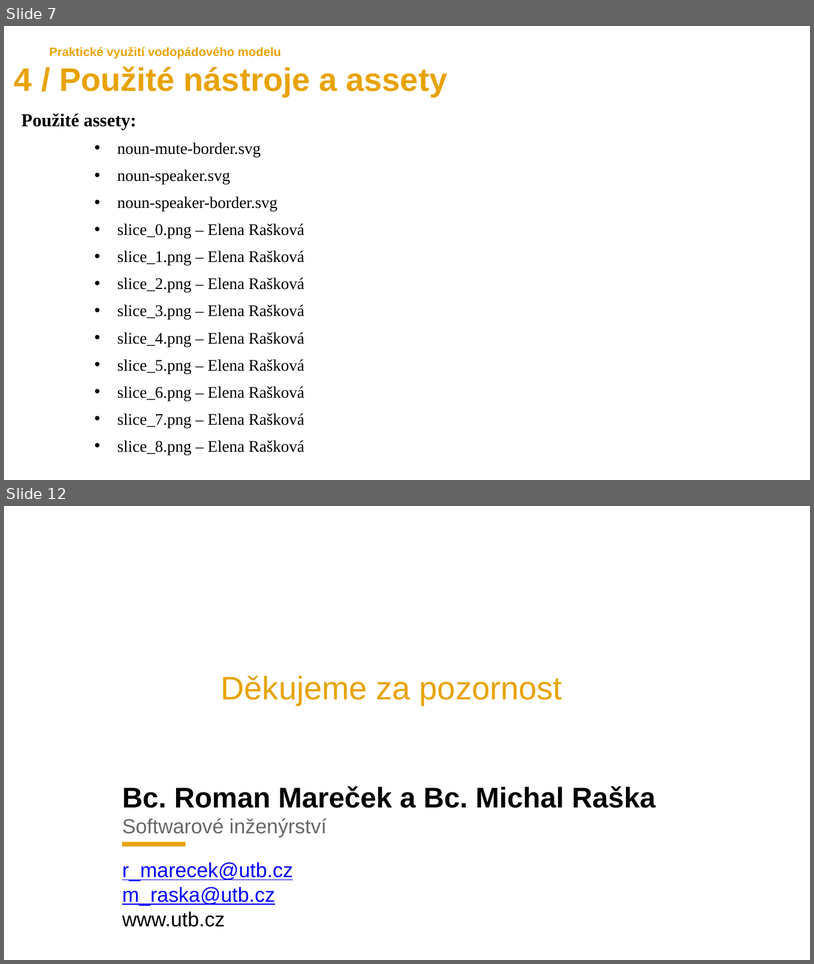
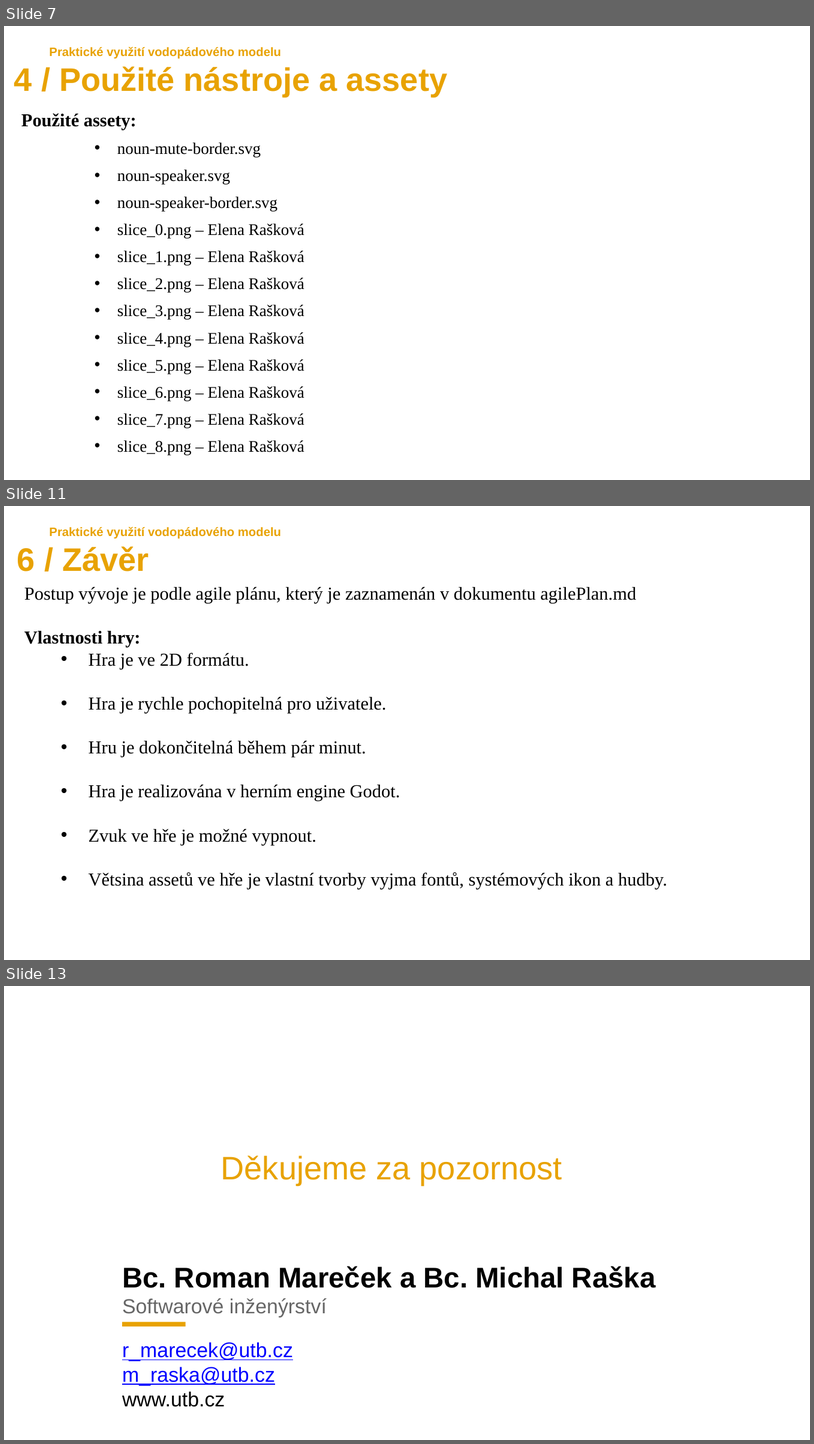
Before and after one commit to marecekroman/GregGame, a slide deck: Gregs Game.pptx. Shown one above the other, each under a label of ours: slides 7 and 12 before the commit, slides 7, 11 and 13 after it; the slides between them are not shown. The pictures are 814x964 and 814x1444 pixels, drawn with LibreOffice and Linux fonts; fonts in the diff are those of the drawing; background and template pictures are left out. Boxes give left, top, right and bottom in pixels: in the first picture for what was removed or moved away, otherwise in the second. Text is boxed around its words. In the diff, an @@ line names an element or a change of style, - is before the commit and + after.

```diff
--- a/Gregs Game.pptx
+++ b/Gregs Game.pptx
@@ slide 11 added at [4, 506, 810, 960], background #FFFFFF @@
@@ text added at [49, 527, 281, 539], 12 pt, text #E8A202, bold @@
+Praktické využití vodopádového modelu
@@ text added at [17, 546, 149, 571], 32 pt, text #E8A202, bold @@
+6 / Závěr
@@ text added at [24, 586, 668, 889], 18 pt, text #000000 @@
+Postup vývoje je podle agile plánu, který je zaznamenán v dokumentu agilePlan.md
+Vlastnosti hry:
+  • Hra je ve 2D formátu.
+  • Hra je rychle pochopitelná pro uživatele.
+  • Hru je dokončitelná během pár minut.
+  • Hra je realizována v herním engine Godot.
+  • Zvuk ve hře je možné vypnout.
+  • Větsina assetů ve hře je vlastní tvorby vyjma fontů, systémových ikon a hudby.
@@ what was slide 12 is now slide 13 @@
```
Also in this commit, not shown: 8 slides changed, 1 other file.
